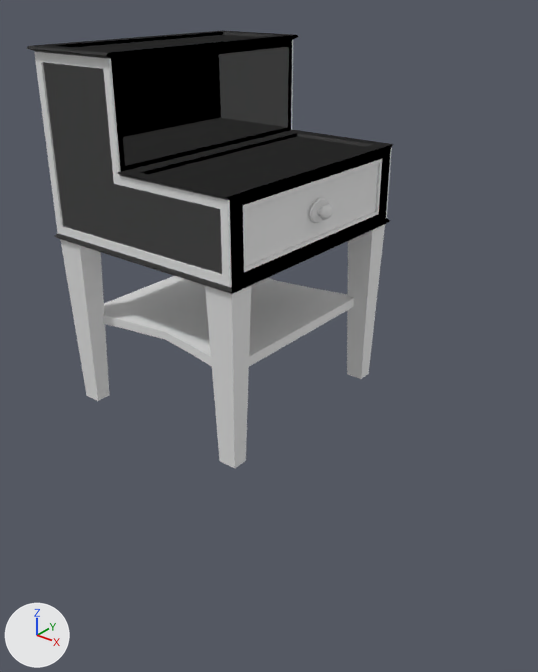
The FBX model Alpha_Whitebox/Assets/Geometry/BedRoomTable01_MDL_mxy.fbx as it was, and as the next commit left it.
One viewpoint serves both versions: a camera (50 mm lens) standing at (0.995, -1.474, 1.05) and looking at (-0.138, -0.058, 0.172). Every picture has the same lights, and +X, +Y and +Z are marked at lower left. Materials are left out; every surface is plain grey. Where no turn or scale is listed for an object, it has been applied to the vertices. Vertices at the same position are counted once.

Objects in the first picture: 'group6', 'pCube62'.
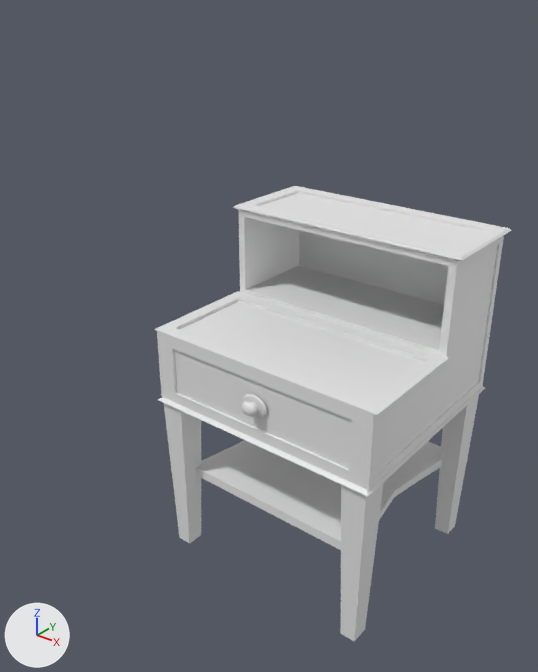
Boxes [x1, y1, x2, y2] around the edits, measured in the pictures (538 x 672 px; the box of a moved part takes in the faces that stretch with it):
'group6', reshaped, moved
    before: [27, 31, 393, 468]
    after: [164, 395, 479, 642]
'pCube51', added
    after: [155, 186, 512, 496]
'pCube53', added
    after: [196, 440, 442, 550]
'pCube52', added
    after: [170, 345, 355, 475]
'pCube62', deleted
    before: [243, 159, 382, 272]
'pCube60', added
    after: [367, 235, 504, 490]
'polySurface143', added
    after: [242, 394, 267, 417]
'pCube55', added
    after: [239, 210, 241, 292]
'pCube58', added
    after: [158, 341, 162, 390]
part 1 of me_mesh, moved or reshaped (not visible before)
    after: [435, 395, 479, 534]
part 2 of me_mesh, moved or reshaped
    before: [347, 224, 385, 379]
    after: [341, 482, 384, 642]
part 3 of me_mesh, moved or reshaped
    before: [102, 58, 121, 176]
    after: [164, 403, 201, 544]
part 4 of me_mesh, moved or reshaped (not visible afterwards)
    before: [291, 40, 293, 130]
part 5 of me_mesh, deleted
    before: [27, 31, 393, 468]

Diff of the bpy script that builds the scene:
```diff
--- a/Alpha_Whitebox/Assets/Geometry/BedRoomTable01_MDL_mxy.fbx.py
+++ b/Alpha_Whitebox/Assets/Geometry/BedRoomTable01_MDL_mxy.fbx.py
@@ me_mesh @@
 # used by ob_group6; parent = ob_bedroom_dresser; location = (0.0, 0.0, -1.147)
-me_mesh.from_pydata(...)  # 208 vertices, 174 faces; spans x -34.3..34.3, y -47.3..47.3, z -30.8..30.8
+me_mesh.from_pydata(...)  # 32 vertices, 24 faces; spans x 7.3..8.0, y -0.3..0.2, z -0.3..0.3
+# me_mesh part 1: the loose piece of 8 vertices spanning x 25.6..32.2, y -47.3..0.0, z -29.8..-21.9 is scaled about its middle by 0.01, then moved by (-21.0, 23.7, 25.6)
+# me_mesh part 2: the loose piece of 8 vertices spanning x 25.6..32.2, y -47.3..0.0, z 21.9..29.8 is scaled about its middle by 0.01, then moved by (-21.0, 23.7, -25.5)
+# me_mesh part 3: the loose piece of 8 vertices spanning x -32.8..-32.3, y 20.8..46.0, z -5.5..-3.3 is scaled about its middle by (0.11, 0.0187, 0.0295), then moved by (39.9, -33.4, 4.7)
+# me_mesh part 4: the loose piece of 8 vertices spanning x 32.3..32.8, y 20.8..46.0, z -5.5..-3.3 is scaled about its middle by (0.11, 0.0187, 0.0295), then moved by (-25.2, -33.4, 4.2)
+# me_mesh part 5: 12 loose pieces with 176 vertices, spanning x -34.3..34.3, y -47.3..47.3, z -30.8..30.8, are deleted
@@ ob_pcube62 @@
-ob_pcube62 = bpy.data.objects.new('pCube62', me_mesh_001)
@@ ob_group6 @@
 ob_group6 = bpy.data.objects.new('group6', me_mesh)
-ob_group6.parent = ob_bedroom_dresser
-ob_group6.location = (0.0, 0.0, -1.147)
+ob_group6.parent = ob_bedroom_dresser_01
+ob_group6.location = (-7.635, -0.214, -0.0544)
@@ ob_bedroom_dresser_01 @@
+ob_bedroom_dresser_01 = bpy.data.objects.new('Bedroom_Dresser_01', None)
+ob_bedroom_dresser_01.location = (0.0, -0.000544, 0.00214)
+ob_bedroom_dresser_01.rotation_euler = (1.571, 0.0, 0.0)  # degrees (90, 0, 0)
@@ ob_pcube51 @@
+ob_pcube51 = bpy.data.objects.new('pCube51', me_mesh_1)  # 64 vertices, 60 faces; spans x -0.343..0.343, y -0.342..0.275, z 0.127..0.601
+ob_pcube51.location = (0.0, 0.044, -0.125)
@@ ob_polysurface143 @@
+ob_polysurface143 = bpy.data.objects.new('polySurface143', me_mesh_004)  # 94 vertices, 83 faces; spans x -0.0375..0.0375, y -0.0167..0.0167, z -0.0296..0.0296
+ob_polysurface143.location = (0.0, -0.304, 0.114)
@@ ob_pcube55 @@
+ob_pcube55 = bpy.data.objects.new('pCube55', me_mesh_006)  # a box spanning x -0.005..0.0, y 0.0..0.022, z -0.252..0.0
+ob_pcube55.location = (-0.323, 0.044, 0.463)
@@ ob_pcube56 @@
+ob_pcube56 = bpy.data.objects.new('pCube56', me_mesh_007)  # a box spanning x -0.005..0.0, y -0.575..0.0, z 0.0..0.022
+ob_pcube56.location = (-0.323, 0.287, 0.019)
@@ ob_pcube53 @@
+ob_pcube53 = bpy.data.objects.new('pCube53', me_mesh_002)  # 20 vertices, 18 faces; spans x -0.279..0.279, y -0.266..0.266, z -0.014..0.014
+ob_pcube53.location = (-0.001, 0.029, -0.227)
@@ ob_pcube60 @@
+ob_pcube60 = bpy.data.objects.new('pCube60', me_mesh_011)  # 46 vertices, 36 faces; spans x 0.0..0.005, y -0.597..0.0, z -0.443..0.0
+ob_pcube60.location = (0.323, 0.309, 0.463)
@@ ob_pcube52 @@
+ob_pcube52 = bpy.data.objects.new('pCube52', me_mesh_001_1)  # 24 vertices, 22 faces; spans x -0.282..0.282, y -0.26..0.26, z -0.075..0.075
+ob_pcube52.location = (0.0, -0.028, 0.115)
@@ ob_pcube58 @@
+ob_pcube58 = bpy.data.objects.new('pCube58', me_mesh_009)  # a box spanning x -0.0049..0.0, y 0.0..0.022, z -0.1468..0.0
+ob_pcube58.location = (-0.323, -0.288, 0.188)
```
